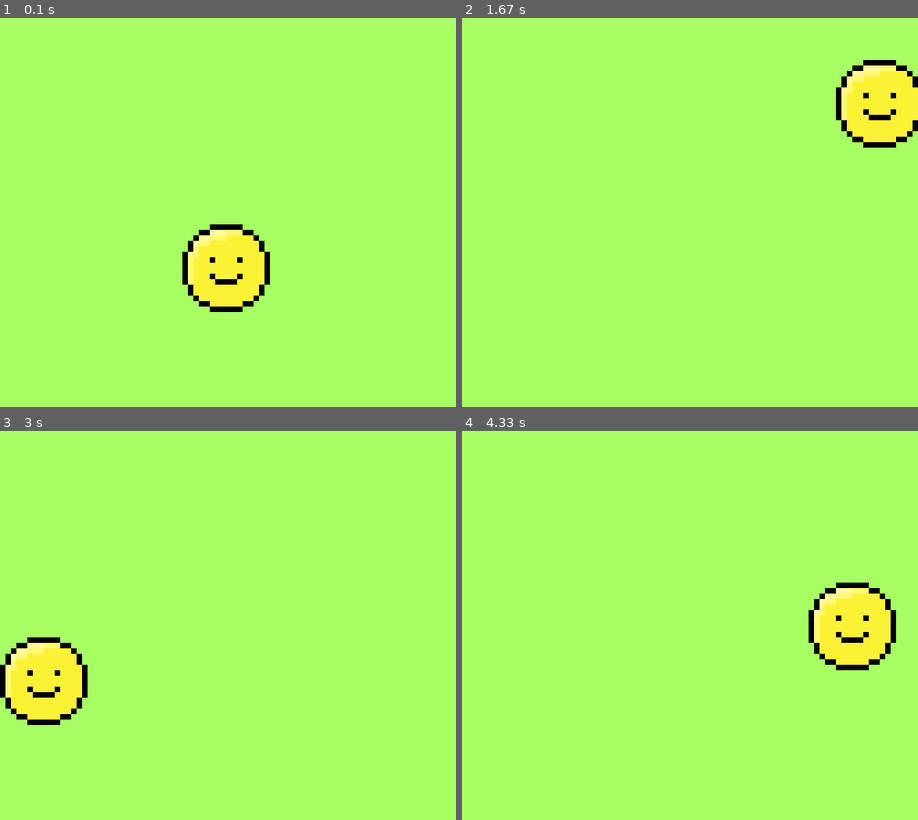
Above: before the commit, frames 1-4 (two rows, left to right).
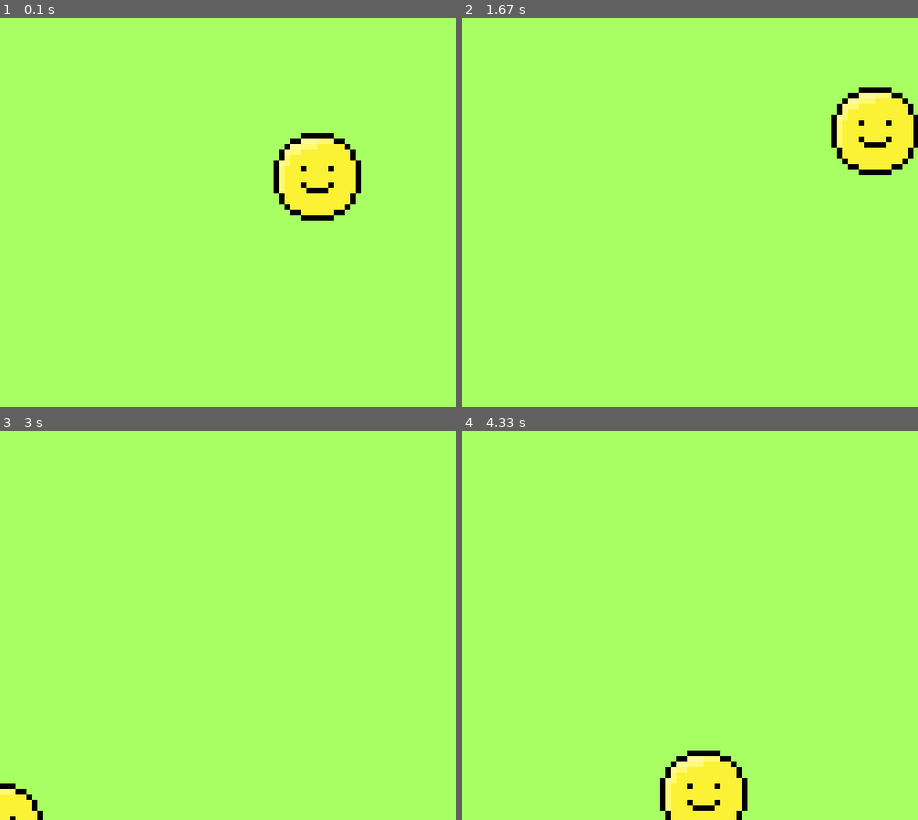
Above: after the commit, the same moments.

Repository: CAS-14/pygame-game
Game: pygame game, started from g4g-arrows-example.py
The game is run twice, just before and just after one commit, with the same random seed, the same clock (stepped at 60 frames per second) and the same inputs.
Inputs:
- Up to frame 1 (0.1 s): no input
- Up to frame 2 (1.67 s): hold Right 0.33-0.8 s; hold Up 0.83-1.13 s; hold Right 1.17-1.63 s
- Up to frame 3 (3 s): hold Left 1.67-2.2 s; hold Down 2.23-2.53 s; hold Left 2.57-2.97 s
- Up to frame 4 (4.33 s): hold Up 3-3.37 s; hold Right 3.4-4.03 s; hold Down from 4.07 s (still down)

The runs differ from the first frame. In frame 1, 7.0% of the frame differs, in the area x 40-80%, y 29-76%; in frame 2, 3.4%; in frame 3, 4.2%; in frame 4, 6.5%.

Commit message:
make jimmy better

Diff:
--- a/g4g-arrows-example.py
+++ b/g4g-arrows-example.py
@@ -9,26 +9,25 @@
 
 # Object class
 class Sprite(pygame.sprite.Sprite):
-    def __init__(self, color, height, width):
+    def __init__(self, imageDefault, imageMove = None):
         super().__init__()
-        self.image = pygame.image.load("jimmy1.png")
+        self.imageDefault = pygame.image.load(imageDefault)
+        self.imageMove = pygame.image.load(imageMove) if imageMove else self.imageDefault
+
+        #print(self.imageDefault + self.imageMove)
+
+        self.image = self.imageDefault
         self.rect = self.image.get_rect()
 
-    def moveRight(self, pixels):
-        if self.rect.right < WIDTH:
-            self.rect.x += pixels
+    def move(self, x, y, goofy = False):
+        self.image = self.imageMove
 
-    def moveLeft(self, pixels):
-        if self.rect.left > 0:
-            self.rect.x -= pixels
+        self.rect.x += x if x > 0 and self.rect.right < WIDTH else -1 if goofy else 0
+        self.rect.x += x if x < 0 and self.rect.left > 0 else -1 if goofy else 0
+        self.rect.y -= y if y > 0 and self.rect.top > 0 else -1 if goofy else 0
+        self.rect.y -= y if y < 0 and self.rect.bottom < HEIGHT else -1 if goofy else 0
 
-    def moveUp(self, pixels):
-        if self.rect.top > 0:
-            self.rect.y -= pixels
-
-    def moveDown(self, pixels):
-        if self.rect.bottom < HEIGHT:
-            self.rect.y += pixels
+        self.image = self.imageDefault
 
 
 pygame.init()
@@ -44,15 +43,16 @@
 
 all_sprites_list = pygame.sprite.Group()
 
-playerCar = Sprite(RED, 20, 30)
-playerCar.rect.x = 200
-playerCar.rect.y = 300
+jimmy = Sprite("jimmy1.png", "jimmy2.png")
+jimmy.rect.x = 300
+jimmy.rect.y = 200
 
-
-all_sprites_list.add(playerCar)
+all_sprites_list.add(jimmy)
 
 exit = True
 clock = pygame.time.Clock()
+
+doGoofy = True
 
 while exit:
     for event in pygame.event.get():
@@ -63,14 +63,19 @@
                 exit = False
 
     keys = pygame.key.get_pressed()
+
     if keys[pygame.K_LEFT]:
-        playerCar.moveLeft(10)
+        #jimmy.moveLeft(10)
+        jimmy.move(-10, 0, doGoofy)
     if keys[pygame.K_RIGHT]:
-        playerCar.moveRight(10)
+        #jimmy.moveRight(10)
+        jimmy.move(10, 0, doGoofy)
     if keys[pygame.K_DOWN]:
-        playerCar.moveDown(10)
+        #jimmy.moveDown(10)
+        jimmy.move(0, -10, doGoofy)
     if keys[pygame.K_UP]:
-        playerCar.moveUp(10)
+        #jimmy.moveUp(10)
+        jimmy.move(0, 10, doGoofy)
 
     all_sprites_list.update()
     screen.fill(SURFACE_COLOR)
